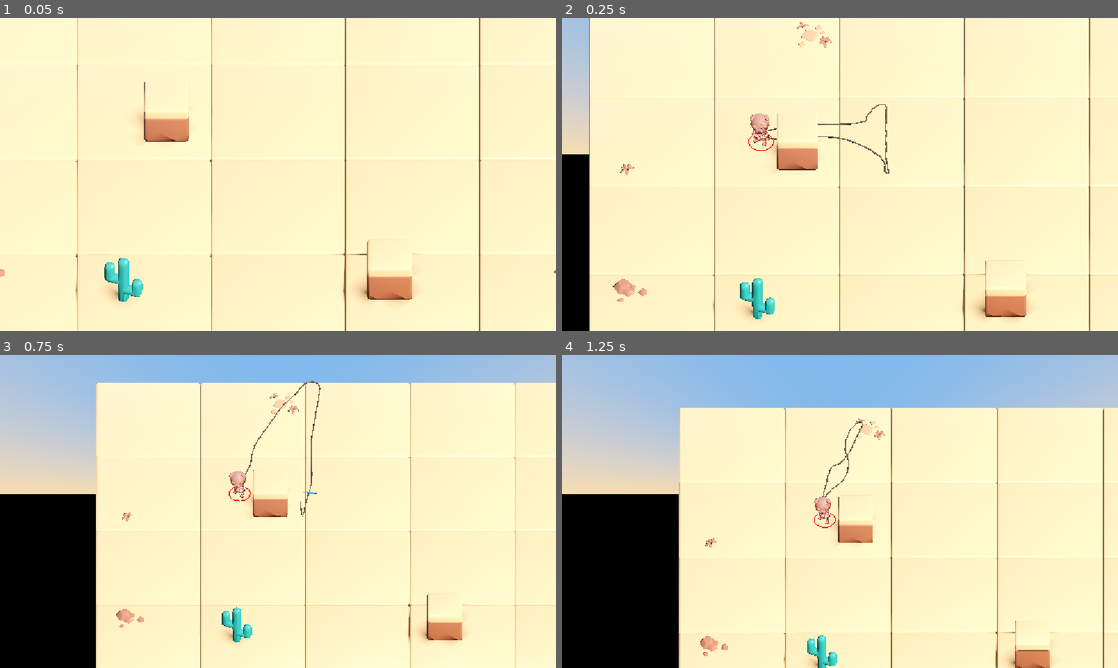
Above: before the commit, frames 1-4 (two rows, left to right).
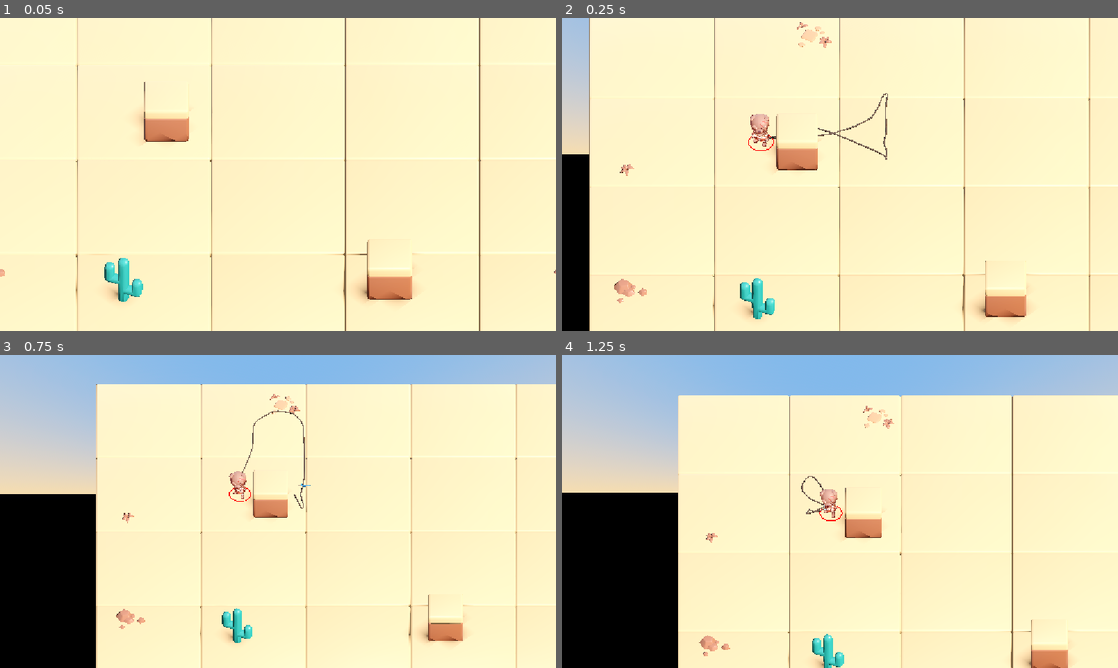
Above: after the commit, the same moments.

Repository: haotsai101/ropedart-arena
Game: Godot game, scene res://tests/test_rope_corner_tube_overshoot.tscn
Same seed, same stepped clock (60 frames per second), same inputs: the game is played once before the commit and once after it. This scene is started directly instead of the project's main scene.
Inputs (mouse positions are in pixels of both pictures, inside the frame that each line leads up to):
- Up to frame 1 (0.05 s): no input
- Up to frame 2 (0.25 s): no input
- Up to frame 3 (0.75 s): tap Enter (ui_accept) at 0.5 s; move the mouse to (400, 495) at 0.52 s; hold Right (ui_right) from 0.53 s (still down); tap B at 0.6 s; click (400, 495) at 0.67 s
- Up to frame 4 (1.25 s): keep holding Right (ui_right); tap Enter (ui_accept) at 0.77 s

Frame 1 is identical in both runs. In frame 2, 1.1% of the frame differs, in the area x 9-95%, y 0-100%; in frame 3, 2.5%; in frame 4, 7.5%, in the area x 0-100%, y 12-100%.

Commit message:
resize: rope shortened to 6x character height, 32->24 segments
DART_ROPE_LENGTH/ROPE_LENGTH now derive from GameManager.PLAYER_HALF_HEIGHT
(6.0 * 1.4 = 8.4, up from a hardcoded 8.0) instead of an unrelated on-screen
visual heuristic. ROPE_PHYSICS_SEGMENTS 32->24, ROPE_PHYSICS_SEGMENT_LENGTH
now 0.35, ROPE_SEGMENT_MASS redistributed to 0.01/segment. Re-verified the
full rope regression suite at the new sizing (idle collapse, 8-config
settled-wrap sweep, throw-unfold/retrieve-fold, leash-corner, recall-wrap,
obstacle-clip, movement-skew, void-throw, map-boundary) plus a 4-hard-bot
headless soak -- zero penetration/error regressions on the hard guarantees,
with the pre-existing ROUND 13/14 fixed-segment-length issue re-confirmed
(not assumed) to persist at the new numbers. See CLAUDE.md's ROUND 15 entry
for full numbers, including a disclosed-but-not-fully-conclusive signal that
test_rope_recall_wrap_path.gd's corner-wrap scenario may see more frequent
small penetration at the new segment count.

Co-Authored-By: Claude Sonnet 5 <noreply@anthropic.com>
Claude-Session: https://claude.ai/code/session_019aCxs6gZU2bEG9ijQUiYXu

Diff:
--- a/scripts/player.gd
+++ b/scripts/player.gd
@@ -70,13 +70,31 @@
 @export var show_hitbox_debug: bool = true
 const HITBOX_DEBUG_RADIUS: float = 0.6
 
-## Mirrors rope_dart.gd's State.ANCHORED ordinal and ROPE_LENGTH — no shared
-## constant between the two scripts (see HITBOX_DEBUG_RADIUS's comment
-## above), so keep these in sync by hand if either changes. Used by
-## _clamp_to_rope_leash() to keep the owner from wandering past the tether's
-## reach once the dart is anchored.
+## Mirrors rope_dart.gd's State.ANCHORED ordinal — no shared constant between
+## the two scripts (see HITBOX_DEBUG_RADIUS's comment above), so keep this in
+## sync by hand if it changes. Used by _clamp_to_rope_leash() to keep the
+## owner from wandering past the tether's reach once the dart is anchored.
 const DART_STATE_ANCHORED: int = 1
-const DART_ROPE_LENGTH: float = 8.0
+
+## ROUND 15 (2026-07-25) RESIZE, per explicit user direction: "The rope is
+## supposed to be 6 times the character's height." Character height is
+## derived from GameManager.PLAYER_HALF_HEIGHT (0.7 -> 1.4 full height), NOT
+## the raw scenes/player.tscn CapsuleShape3D.height (1.2) — verified by
+## checking every other real consumer of "character height" in this codebase
+## before picking one, not assumed: (a) GameManager.PLAYER_HALF_HEIGHT is
+## already the value spawn positioning treats as authoritative (added to
+## every spawn marker's Y, and confirmed by this file's own
+## _mesh_ground_offset comment above to be exactly the offset that puts the
+## character's real rendered feet at the floor); (b) rope_dart.gd's own
+## capsule_height export — ALREADY 1.4, independently, for real per-frame
+## gameplay math (the head-hit vs. body-hit capsule top used by
+## _check_hits()) — agrees with PLAYER_HALF_HEIGHT*2 exactly. Two independent
+## real gameplay systems already treat 1.4 as "the" character height; only
+## the raw physics collision shape's own (different, 1.2) value disagrees,
+## and nothing else in the codebase reads that shape's height as a
+## general-purpose size figure. Referenced directly (not a magic literal) so
+## this stays correct if the character's size is ever retuned.
+const DART_ROPE_LENGTH: float = 6.0 * (GameManager.PLAYER_HALF_HEIGHT * 2.0)
 
 ## Rope visual radius -- the physics segments' own capsule collision radius
 ## AND the rendered tube mesh's radius (see _build_tube_mesh()) share this
@@ -157,7 +175,9 @@
 ## a genuine collision bug to fix at the physics/collision level (segment
 ## count, capsule radius, collision margins, joint config), never something
 ## to paper over in the render.
-const ROPE_PHYSICS_SEGMENTS: int = 32
+## ROUND 15 (2026-07-25): 32 -> 24, per explicit user direction ("Let's try
+## 24 joints"), alongside the DART_ROPE_LENGTH resize above.
+const ROPE_PHYSICS_SEGMENTS: int = 24
 ## Total simulated chain length always equals DART_ROPE_LENGTH (the dart's
 ## own fixed max range) regardless of the CURRENT hand-to-dart distance.
 const ROPE_PHYSICS_SEGMENT_LENGTH: float = DART_ROPE_LENGTH / float(ROPE_PHYSICS_SEGMENTS)
@@ -171,11 +191,13 @@
 ## hand" (per the user's literal spec) regardless of segment count, rather
 ## than sitting exactly on top of the hand anchor's own point.
 const ROPE_BUNCH_SPACING: float = 0.4
-## Per-segment mass, scaled down from the old 8-segment chain's 0.03 by the
-## same 8/32 ratio the segment count grew by, so the chain's TOTAL mass (and
-## therefore its overall inertia/behavior under the same joint bias/damping)
-## stays roughly the same as before rather than becoming 4x heavier overall.
-const ROPE_SEGMENT_MASS: float = 0.03 * 8.0 / 32.0
+## Per-segment mass, redistributed proportionally across the current segment
+## count from the original 8-segment chain's own 0.03-per-segment / 0.24-total
+## baseline (0.03 * 8.0), so the chain's TOTAL mass (and therefore its overall
+## inertia/behavior under the same joint bias/damping) stays roughly constant
+## regardless of how many segments it's currently split across. ROUND 15
+## (2026-07-25): denominator updated 32 -> 24 alongside ROPE_PHYSICS_SEGMENTS.
+const ROPE_SEGMENT_MASS: float = 0.03 * 8.0 / 24.0
 const ROPE_LINEAR_DAMP: float = 1.6
 const ROPE_ANGULAR_DAMP: float = 2.2
 ## Matches arena_obstacle.gd's own copy of this same bit -- see that script's
--- a/scripts/rope_dart.gd
+++ b/scripts/rope_dart.gd
@@ -76,9 +76,18 @@
 @export var recall_speed: float = 24.0
 
 const BASE_SPEED: float = 18.0
-## A KayKit character reads at ~2.0 units tall on screen (see player.gd's
-## _ready() comment on the 0.85 mesh scale) -- 4x that.
-const ROPE_LENGTH: float = 8.0
+## ROUND 15 (2026-07-25) RESIZE, per explicit user direction ("The rope is
+## supposed to be 6 times the character's height"): mirrors player.gd's own
+## DART_ROPE_LENGTH by hand (no shared constant between the two scripts, same
+## convention as capsule_height below) -- both now derive from the same
+## authoritative source, GameManager.PLAYER_HALF_HEIGHT, instead of each
+## carrying an independently-hardcoded literal. See player.gd's DART_ROPE_
+## LENGTH doc comment for why PLAYER_HALF_HEIGHT (implying a 1.4 full
+## character height) was chosen over the raw player.tscn CapsuleShape3D's own
+## (different, 1.2) height value. Old value was 8.0, derived from an
+## unrelated "4x a ~2.0-unit on-screen character read" heuristic -- superseded
+## entirely by this round's "6x the real character height" spec.
+const ROPE_LENGTH: float = 6.0 * (GameManager.PLAYER_HALF_HEIGHT * 2.0)
 
 ## Obstacle collision boxes (pillars in main.tscn, trees/cacti added by
 ## nature_scatter.gd's _add_obstacle_collision) all uniformly span world Y
--- a/tests/test_dart_void_throw.gd
+++ b/tests/test_dart_void_throw.gd
@@ -14,7 +14,9 @@
 ## exists there), which is itself part of what this test confirms.
 
 const OLD_ARENA_HALF: float = 14.5
-const ROPE_LENGTH: float = 8.0
+## Mirrors rope_dart.gd's own ROPE_LENGTH by hand (ROUND 15, 2026-07-25 resize)
+## -- same derivation, same "no shared constant between scripts" convention.
+const ROPE_LENGTH: float = 6.0 * (GameManager.PLAYER_HALF_HEIGHT * 2.0)
 const DT: float = 0.016
 
 var any_failure := false
--- a/tests/test_rope_corner_tube_overshoot.gd
+++ b/tests/test_rope_corner_tube_overshoot.gd
@@ -127,7 +127,7 @@
 		print("[TEST] FAIL: throw produced no dart")
 		return
 
-	# Force ANCHORED on the far side, well within DART_ROPE_LENGTH (8.0) of
+	# Force ANCHORED on the far side, well within DART_ROPE_LENGTH of
 	# the player's starting position -- unlike test_rope_leash_corner_wrap.gd,
 	# this test deliberately does NOT stress max leash range; the anchor sits
 	# comfortably inside reach the whole sweep, isolating the tight-corner
@@ -135,8 +135,8 @@
 	player.dart.state = 1  # State.ANCHORED (see rope_dart.gd's enum)
 	var anchor: Vector2 = far_corner + Vector2(1.0, 1.0)
 	player.dart.head_2d = anchor
-	print("[TEST] hand=%s anchor=%s beeline_dist=%.2f (DART_ROPE_LENGTH=8.0)" % [
-		player.get_pos_2d(), anchor, player.get_pos_2d().distance_to(anchor)])
+	print("[TEST] hand=%s anchor=%s beeline_dist=%.2f (DART_ROPE_LENGTH=%.1f)" % [
+		player.get_pos_2d(), anchor, player.get_pos_2d().distance_to(anchor), player.DART_ROPE_LENGTH])
 
 	for tick in range(SETTLE_WAIT_TICKS):
 		player.velocity = Vector3.ZERO
--- a/tests/test_rope_leash_corner_wrap.gd
+++ b/tests/test_rope_leash_corner_wrap.gd
@@ -33,7 +33,8 @@
 
 const SETTLE_TICKS: int = 300  ## ~5s at 60Hz -- long enough to sweep well past max leash
 const MOVE_SPEED: float = 6.0  ## matches player.gd's own default move_speed
-const DART_ROPE_LENGTH: float = 8.0  ## must match player.gd's own DART_ROPE_LENGTH
+## must match player.gd's own DART_ROPE_LENGTH (ROUND 15, 2026-07-25 resize)
+const DART_ROPE_LENGTH: float = 6.0 * (GameManager.PLAYER_HALF_HEIGHT * 2.0)
 ## A single-tick position jump bigger than this, immediately followed by a
 ## comparable jump back the OTHER way, is what "zigzag/hook fold" looks like
 ## numerically.
Not shown, changed: CLAUDE.md
